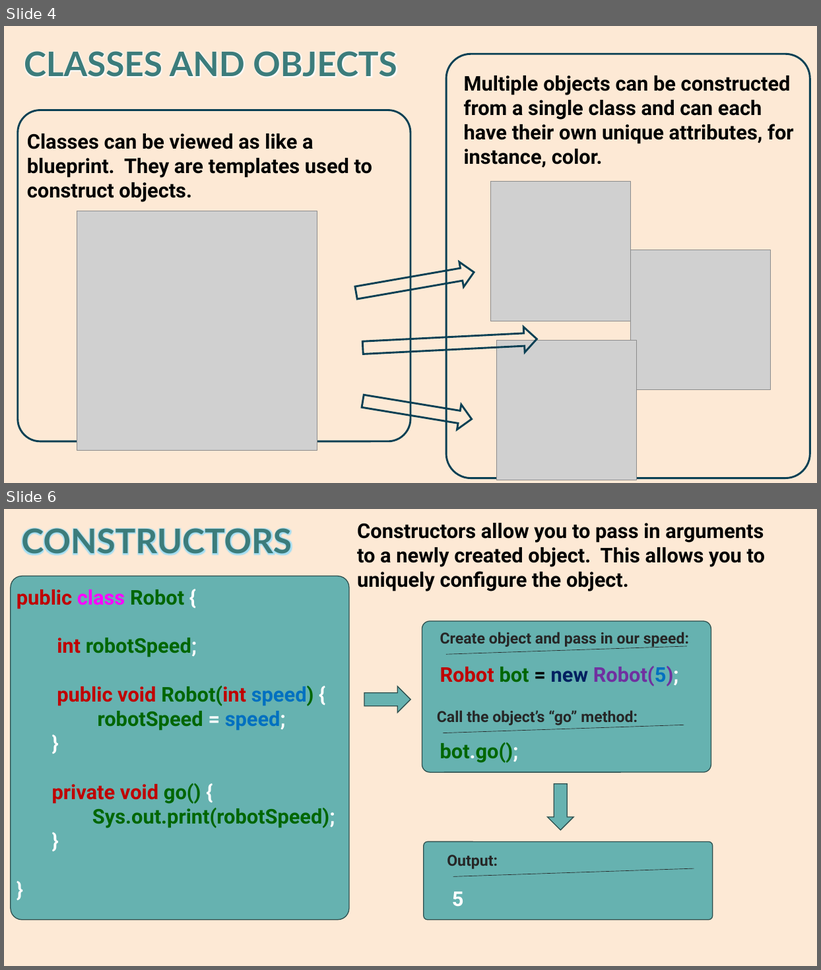
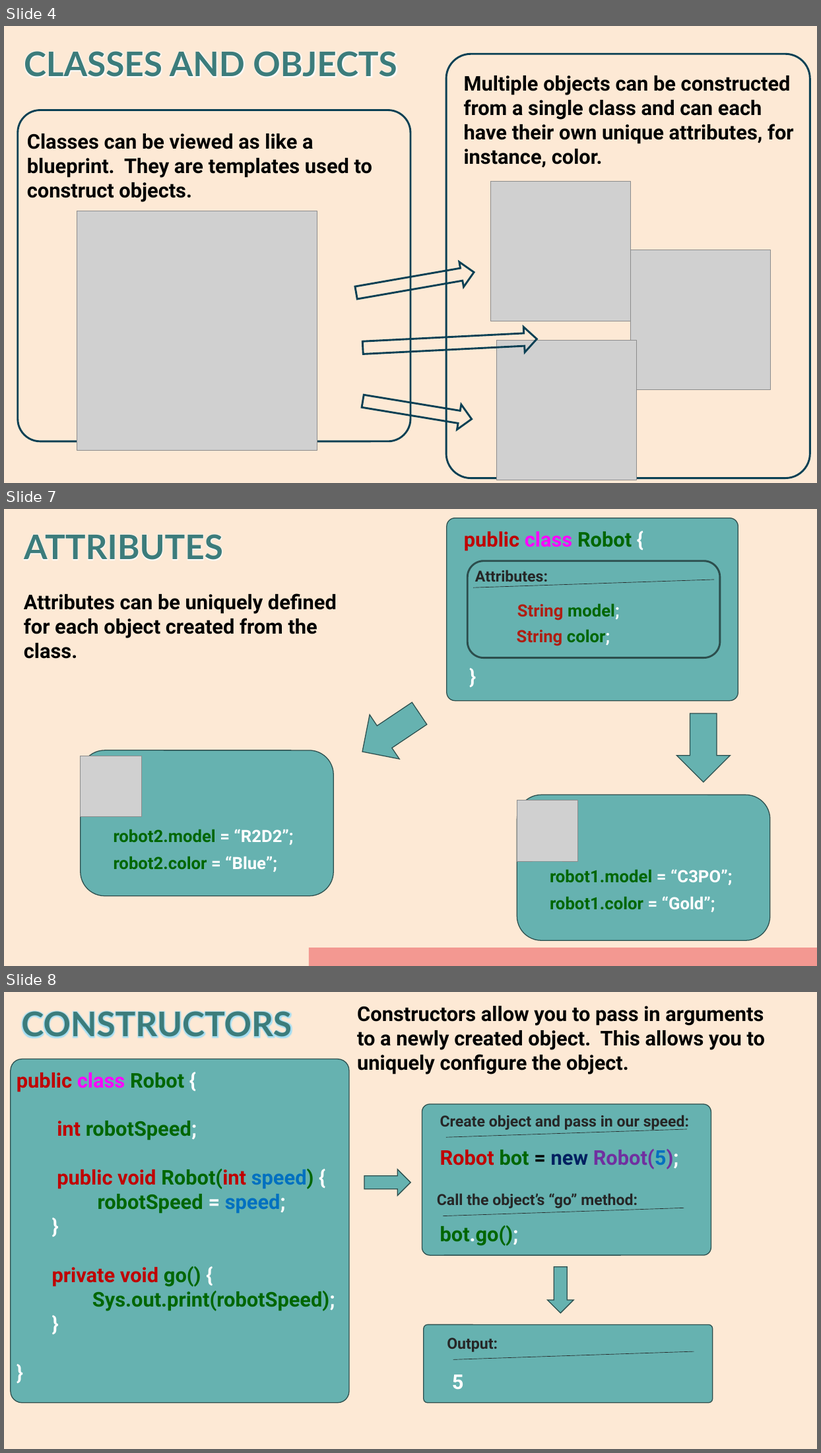
Before and after one commit to AlmightyHairball/RobotJavaClass2024, a slide deck: Presentation/Part-2.pptx. Shown one above the other, each under a label of ours: slides 4 and 6 before the commit, slides 4, 7 and 8 after it; the slides between them are not shown. The pictures are 821x970 and 821x1453 pixels, drawn with LibreOffice and Linux fonts; fonts in the diff are those of the drawing; grey boxes stand for pictures; background and template pictures are left out. Boxes give left, top, right and bottom in pixels: in the first picture for what was removed or moved away, otherwise in the second. Text is boxed around its words. In the diff, an @@ line names an element or a change of style, - is before the commit and + after.

Commit message:
Split up the Methods and Attributes into seperate slides.  Also added another slide to further explain classes and objects.

```diff
--- a/Presentation/Part-2.pptx
+++ b/Presentation/Part-2.pptx
@@ slide 7 added at box(4, 509, 817, 966), background #FDE9D5 @@
@@ rounded rectangle added at box(447, 518, 739, 701), fill #66B2B0, outline #2D4E4D 1 pt @@
@@ title added at box(24, 534, 223, 560), 40 pt, text #3C7C7B, bold @@
+ATTRIBUTES
@@ text added at box(464, 531, 632, 551), 24 pt, text #C00000, bold @@
+public class Robot {
@@ rounded rectangle added at box(467, 561, 720, 658), fill #66B2B0, outline #2D4E4D 2.25 pt @@
@@ line added from (474, 588) to (715, 580), #262626 0.5 pt @@
@@ text added at box(475, 570, 548, 586), 18 pt, text #262626, bold @@
+Attributes:
@@ text added at box(24, 593, 337, 659), 24 pt, text #000000, bold @@
+Attributes can be uniquely defined for each object created from the class.
@@ text added at box(517, 603, 620, 621), 20 pt, text #AF1E13, bold @@
+String model;
@@ text added at box(517, 629, 610, 646), 20 pt, text #AF1E13, bold @@
+String color;
@@ text added at box(463, 661, 482, 691), 24 pt, text #FFFFFF, bold @@
+}
@@ down arrow added at box(348, 692, 435, 775), fill #66B2B0, outline #2D4E4D 1 pt @@
@@ down arrow added at box(677, 714, 731, 782), fill #66B2B0, outline #2D4E4D 1 pt @@
@@ rounded rectangle added at box(81, 751, 333, 896), fill #66B2B0, outline #2D4E4D 1 pt @@
@@ picture added at box(81, 756, 141, 817) @@
@@ rounded rectangle added at box(517, 795, 770, 941), fill #66B2B0, outline #2D4E4D 1 pt @@
@@ picture added at box(517, 801, 578, 861) @@
@@ text added at box(114, 829, 293, 846), 20 pt, text #006600, bold @@
+robot2.model = “R2D2”;
@@ text added at box(114, 856, 277, 873), 20 pt, text #006600, bold @@
+robot2.color = “Blue”;
@@ text added at box(550, 869, 733, 886), 20 pt, text #006600, bold @@
+robot1.model = “C3PO”;
@@ text added at box(550, 896, 715, 913), 20 pt, text #006600, bold @@
+robot1.color = “Gold”;
@@ rectangle added at box(309, 948, 817, 966), fill #F39891 @@
@@ what was slide 6 is now slide 8 @@
```
Also in this commit, not shown: 2 slides changed, 1 other slide added, 1 other file.
